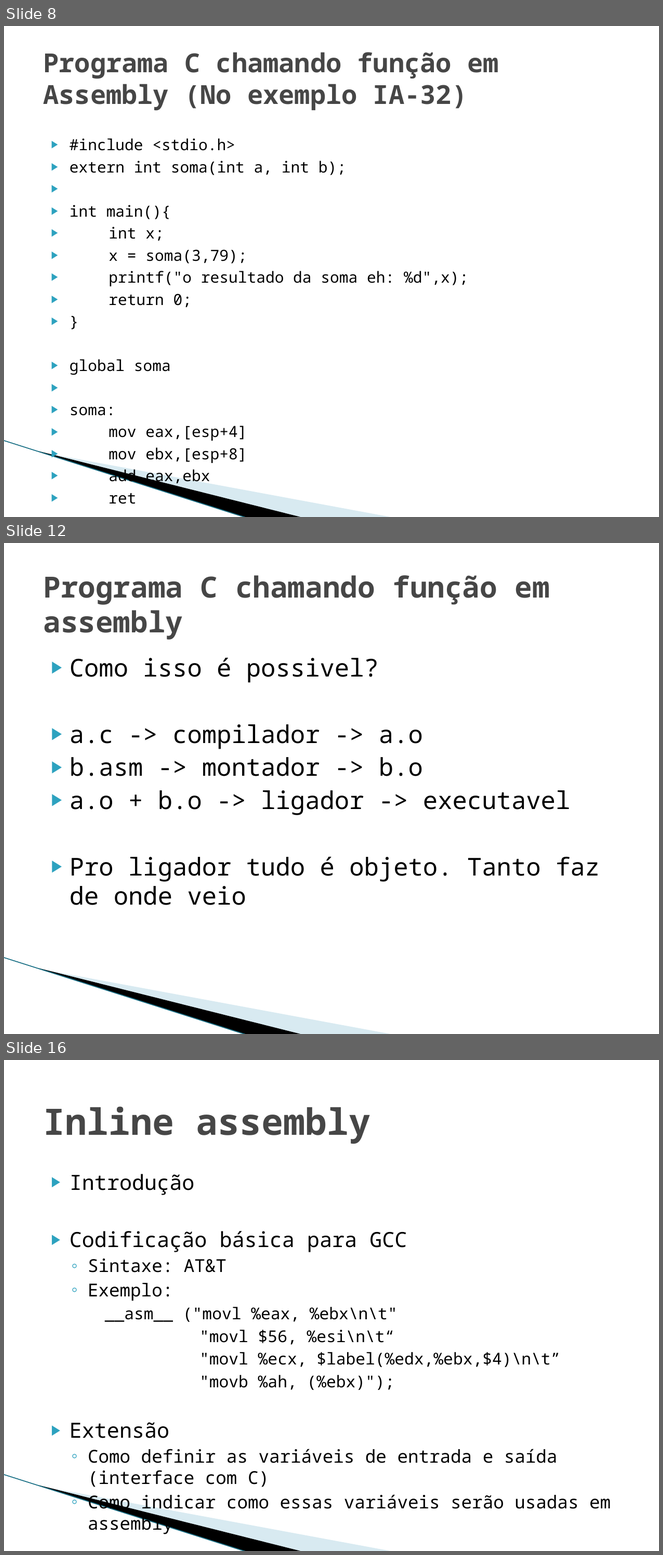
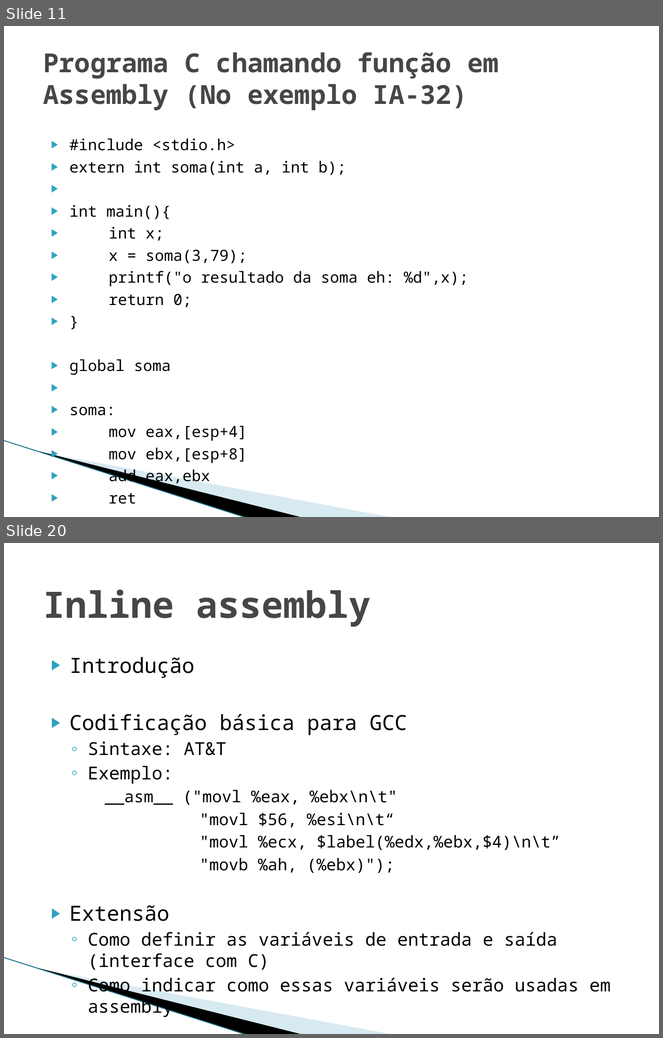
Before and after one commit to phdenis40/mips-assembler-unb, a slide deck: seminario/Interface entre C e Assemby 8085.pptx. Shown one above the other, each under a label of ours: slides 8, 12 and 16 before the commit, slides 11 and 20 after it; the slides between them are not shown. The pictures are 663x1555 and 663x1038 pixels, drawn with LibreOffice and Linux fonts; fonts in the diff are those of the drawing; background and template pictures are left out. Boxes give left, top, right and bottom in pixels: in the first picture for what was removed or moved away, otherwise in the second. Text is boxed around its words. In the diff, an @@ line names an element or a change of style, - is before the commit and + after.

```diff
--- a/seminario/Interface entre C e Assemby 8085.pptx
+++ b/seminario/Interface entre C e Assemby 8085.pptx
@@ slide 12 removed at (x1=4, y1=543, x2=659, y2=1034), background #FFFFFF; not listed: 3 template elements that a slide beside it also shows @@
@@ title removed at (x1=43, y1=575, x2=550, y2=640) @@
-Programa C chamando função em assembly
@@ text removed at (x1=70, y1=657, x2=600, y2=905) @@
-▶ Como isso é possivel?
-▶ a.c -> compilador -> a.o
-▶ b.asm -> montador -> b.o
-▶ a.o + b.o -> ligador -> executavel
-▶ Pro ligador tudo é objeto. Tanto faz de onde veio
@@ what was slide 8 is now slide 11 @@
@@ what was slide 16 is now slide 20 @@
```
Also in this commit, not shown: 8 slides changed, 10 slides added, 5 other slides removed.
